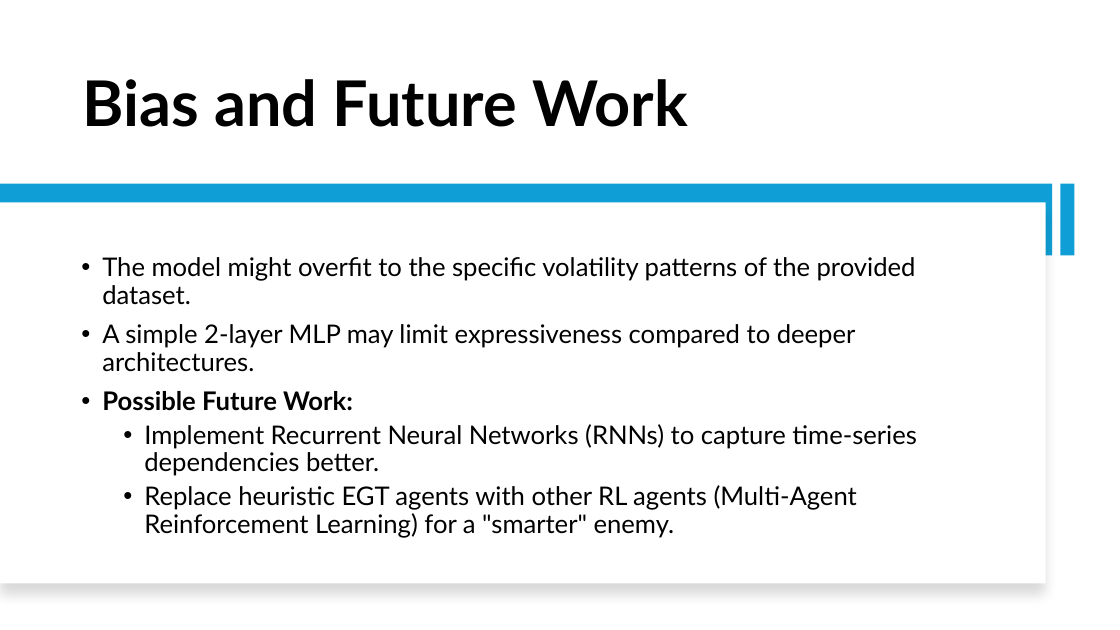
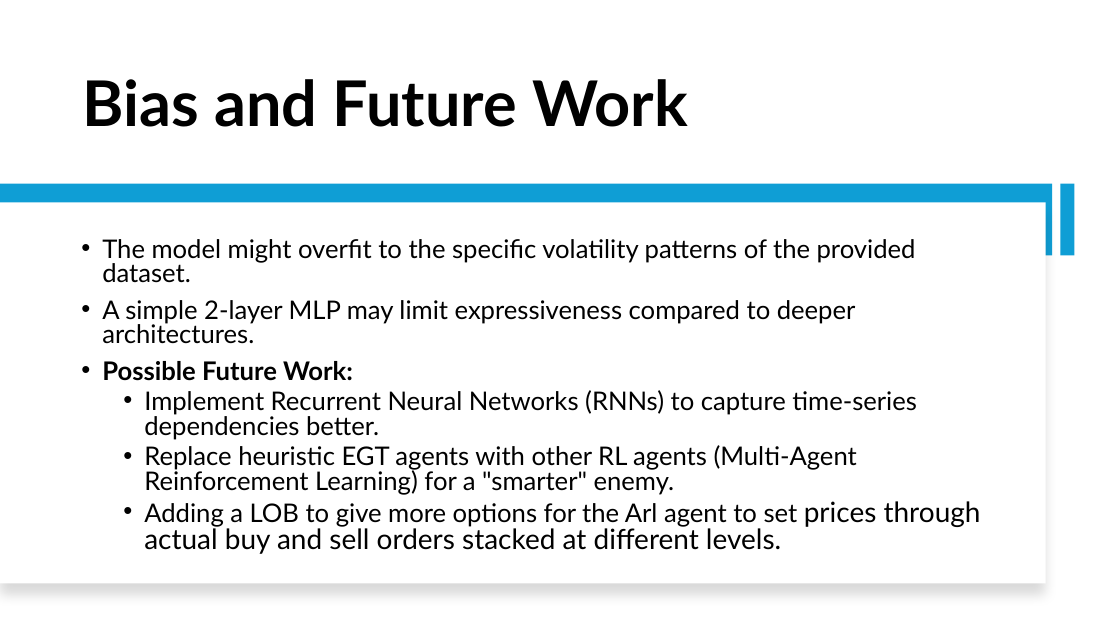
Before and after one commit to Srithwak/Coevolutionary_ARL_vs_EGT_agents_research, a slide deck: slide 14 of presentation.pptx. Drawn at 1120x630 pixels with LibreOffice and Linux fonts; fonts in the diff are those of the drawing. Boxes give left, top, right and bottom in pixels: in the first picture for what was removed or moved away, otherwise in the second. Text is boxed around its words. In the diff, an @@ line names an element or a change of style, - is before the commit and + after.

```diff
--- a/presentation.pptx
+++ b/presentation.pptx
@@ text at [102, 239, 917, 495]: line spacing 0.9 to 0.8 @@
@@ text at [144, 501, 981, 554]: paragraph added @@
+  • Adding a LOB to give more options for the Arl agent to set prices through actual buy and sell orders stacked at different levels.
```
Also in this commit, not shown: 2 other slides changed, 2 other files.
